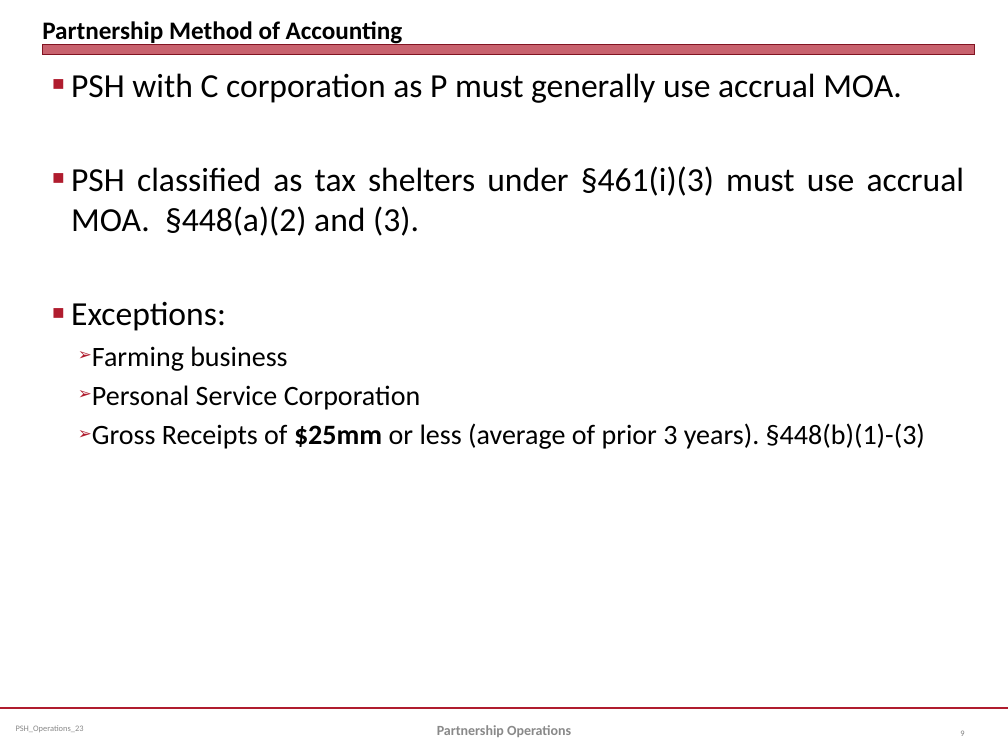
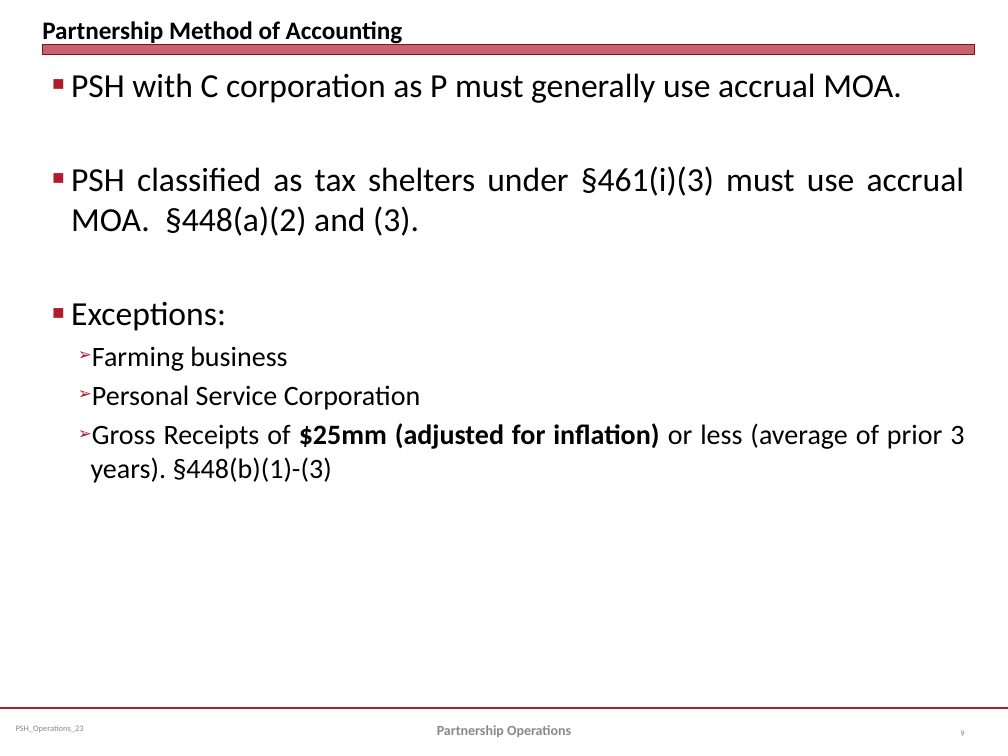
Before and after one commit to jmc877/Partnership-Tax, a slide deck: slide 9 of slides/PSH_Operations_23.pptx. Drawn at 1008x756 pixels with LibreOffice and Linux fonts; fonts in the diff are those of the drawing. Boxes give left, top, right and bottom in pixels: in the first picture for what was removed or moved away, otherwise in the second. Text is boxed around its words. In the diff, an @@ line names an element or a change of style, - is before the commit and + after.

```diff
--- a/slides/PSH_Operations_23.pptx
+++ b/slides/PSH_Operations_23.pptx
@@ text at <box>91,423,964,483</box>: text changed @@
-  ➢ Gross Receipts of $25mm or less (average of prior 3 years). §448(b)(1)-(3)
+  ➢ Gross Receipts of $25mm (adjusted for inflation) or less (average of prior 3 years). §448(b)(1)-(3)
```
Also in this commit, not shown: 4 other slides changed, 4 other files.
